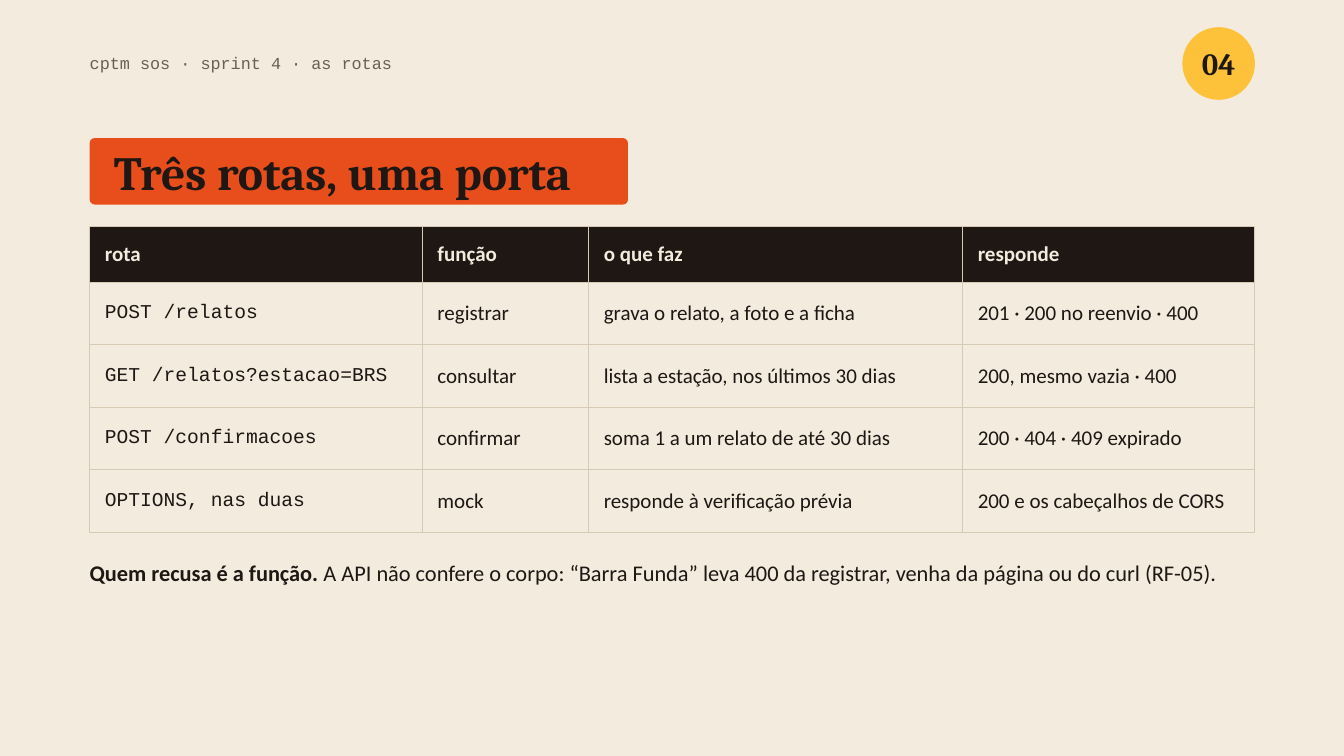
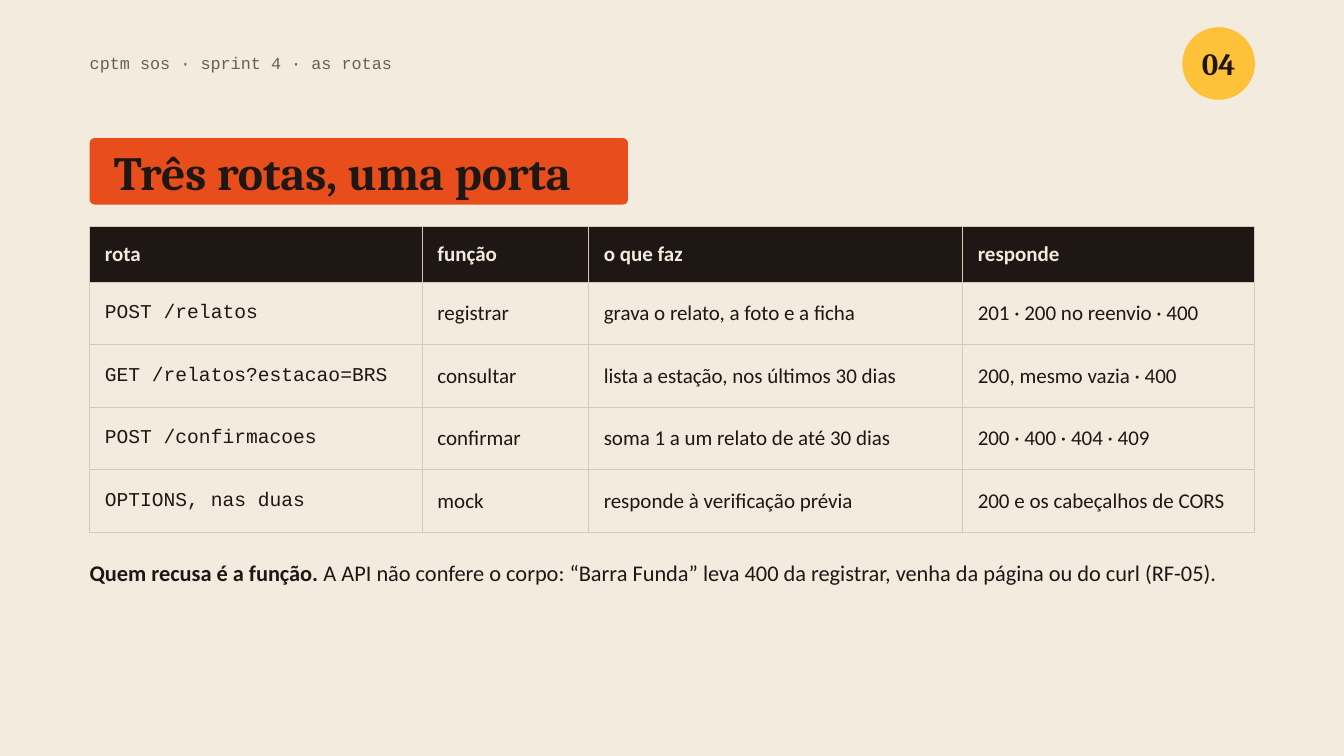
Before and after one commit to dantas6773/cptm-sos-nuvem, a slide deck: slide 4 of apresentacoes/sprint-4.pptx. Drawn at 1344x756 pixels with LibreOffice and Linux fonts; fonts in the diff are those of the drawing. Boxes give left, top, right and bottom in pixels: in the first picture for what was removed or moved away, otherwise in the second. Text is boxed around its words. In the diff, an @@ line names an element or a change of style, - is before the commit and + after.

```diff
--- a/apresentacoes/sprint-4.pptx
+++ b/apresentacoes/sprint-4.pptx
@@ table at [90,227,1255,532] @@
-row 4, column 4: 200 · 404 · 409 expirado
+row 4, column 4: 200 · 400 · 404 · 409
```
Also in this commit, not shown: 1 other slide changed.
